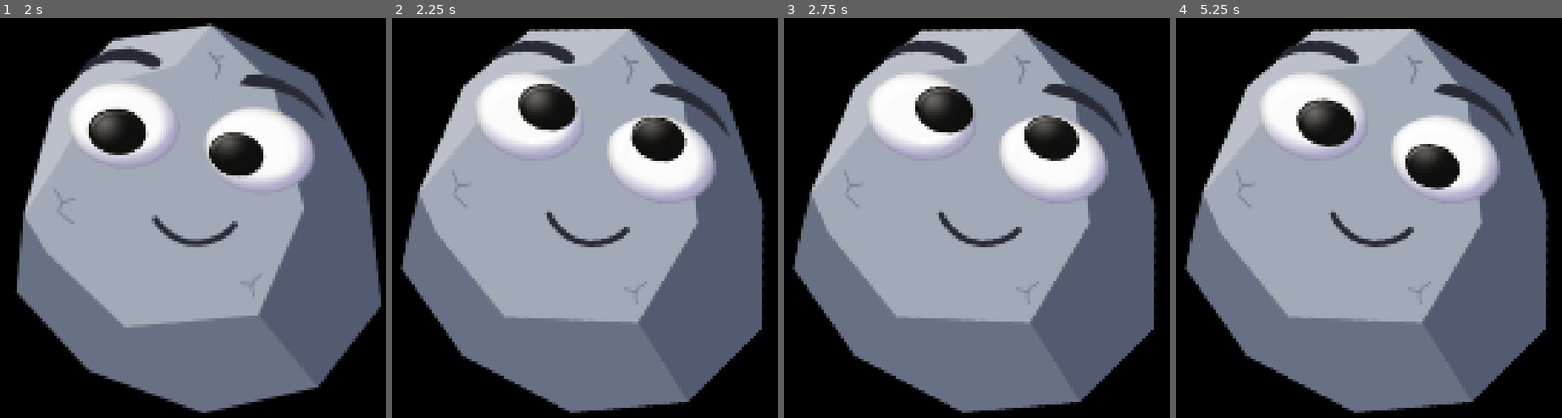
Above: before the commit, frames 1-4 (left to right).
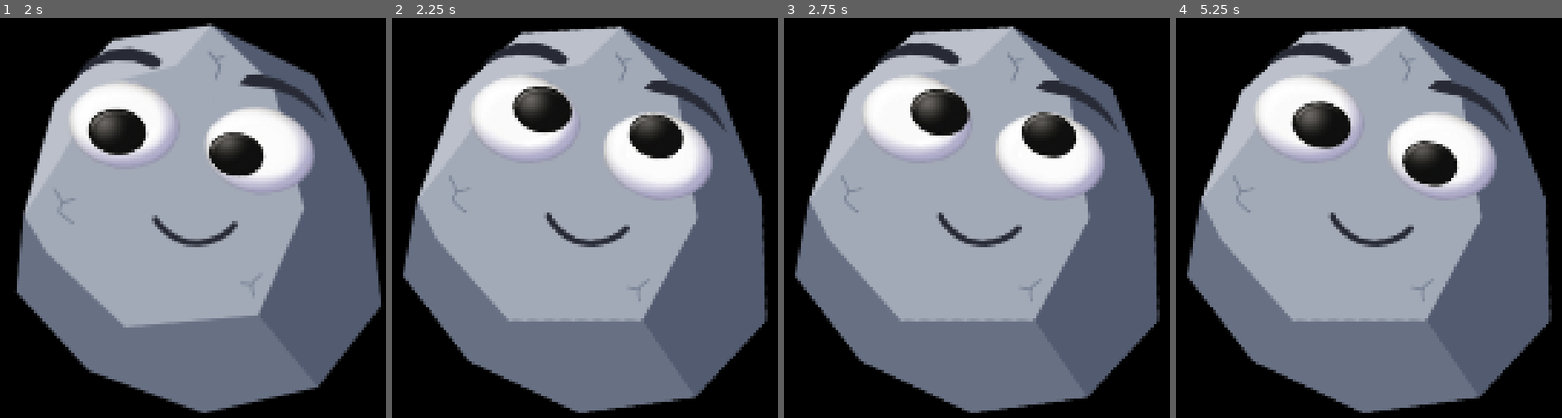
Above: after the commit, the same moments.

Repository: rayne-rb/Klippy
Game: Godot game, scene res://features/pet/Klippy.tscn
The game is run twice, just before and just after one commit, with the same random seed, the same clock (stepped at 60 frames per second) and the same inputs.
Inputs (mouse positions are in pixels of both pictures, inside the frame that each line leads up to):
- Up to frame 1 (2 s): tap Enter at 0.5 s; move the mouse to (343, 194) at 0.52 s; click (343, 194) at 0.67 s; tap Space at 1.25 s; drag from (57, 262) to (162, 362) at 1.27 s
- Up to frame 2 (2.25 s): move the mouse to (654, 78) at 2.02 s; click (654, 78) at 2.17 s
- Up to frame 3 (2.75 s): no input
- Up to frame 4 (5.25 s): tap Enter at 2.75 s; drag from (1338, 362) to (outside the picture) at 2.77 s; move the mouse to (outside the picture) at 3.52 s; click (outside the picture) at 3.67 s; tap Space at 4.25 s; drag from (outside the picture) to (1268, 58) at 4.27 s; move the mouse to (1403, 226) at 5.02 s; click (1403, 226) at 5.17 s

Frame 1 is identical in both runs. In frame 2, 6.0% of the frame differs, in the area x 2-98%, y 2-99%; in frame 3, 6.0%; in frame 4, 6.3%.

Commit message:
Introduce Klippy Points as new in-game currency
- Added `KlippyPoints` class for managing currency, including earning, spending, and debugging adjustments.
- Integrated currency details into `StatusDialog` for live updates and display.
- Updated save/load logic in `Klippy.gd` to persist Klippy Points.
 Enhanced `DevToolsDialog` with debugging controls for Klippy Points.
- Adjusted food spawning and feeding logic to use `PetBody` as the central anchor for positional calculations.
- Introduced `_content_inset` support across relevant bodies for better interaction bounds.

Diff:
--- a/Klippy.Companion/features/cosmetics/WardrobeBody.gd
+++ b/Klippy.Companion/features/cosmetics/WardrobeBody.gd
@@ -58,3 +58,7 @@
 	var moved := get_window().position - _press_window_position
 	if maxi(absi(moved.x), absi(moved.y)) <= CLICK_DRAG_THRESHOLD:
 		opened.emit()
+
+
+func _content_inset() -> float:
+	return WINDOW_MARGIN
--- a/Klippy.Companion/features/devtools/DevToolsDialog.gd
+++ b/Klippy.Companion/features/devtools/DevToolsDialog.gd
@@ -5,15 +5,18 @@
 
 const ADJUST_STEP := 10.0
 const XP_ADJUST_STEP := 100.0
+const POINTS_ADJUST_STEP := 10
 
 var stats: PetStats
 var pet_level: PetLevel
+var klippy_points: KlippyPoints
 var level_label: Label
 
 
-func setup(pet_stats: PetStats, level: PetLevel) -> void:
+func setup(pet_stats: PetStats, level: PetLevel, points: KlippyPoints) -> void:
 	stats = pet_stats
 	pet_level = level
+	klippy_points = points
 	var vbox := RockyTheme.setup_window(self, "Dev Tools")
 
 	_add_stat_row(vbox, "Food", stats.debug_adjust_food)
@@ -28,6 +31,7 @@
 
 	_add_stat_row(vbox, "XP", pet_level.debug_adjust_xp, XP_ADJUST_STEP)
 	_add_int_stat_row(vbox, "Level", pet_level.debug_adjust_level)
+	_add_int_stat_row(vbox, "KP", klippy_points.debug_adjust_points, POINTS_ADJUST_STEP)
 
 	var bounce_button := Button.new()
 	bounce_button.text = "Trigger Bounce"
--- a/Klippy.Companion/features/food/FoodBagBody.gd
+++ b/Klippy.Companion/features/food/FoodBagBody.gd
@@ -79,6 +79,10 @@
 
 func movement_delta_this_tick() -> Vector2i:
 	return get_window().position - tick_start_position
+
+
+func _content_inset() -> float:
+	return WINDOW_MARGIN
 
 
 func _on_drag_started(_event: InputEventMouseButton) -> void:
--- a/Klippy.Companion/features/food/FoodBody.gd
+++ b/Klippy.Companion/features/food/FoodBody.gd
@@ -4,7 +4,7 @@
 signal consumed
 
 var stats: PetStats
-var klippy_window: Window
+var klippy: PetBody
 var bag: FoodBagBody
 var contained_in: FoodBagBody
 var food_type: String = FoodCatalog.APPLE
@@ -128,15 +128,17 @@
 
 
 func _check_feeding() -> void:
-	if klippy_window == null or stats == null:
+	if klippy == null or stats == null:
 		return
 	if not get_window().visible:
 		return
 
-	var klippy_rect := Rect2i(klippy_window.position, klippy_window.size)
-	var food_rect := Rect2i(get_window().position, get_window().size)
+	var klippy_window := klippy.get_window()
+	var food_window := get_window()
+	var klippy_center := Vector2(klippy_window.position) + Vector2(klippy_window.size) / 2.0
+	var food_center := Vector2(food_window.position) + Vector2(food_window.size) / 2.0
 
-	if klippy_rect.intersects(food_rect):
+	if klippy_center.distance_to(food_center) <= klippy.roll_radius + roll_radius:
 		stats.feed(FoodCatalog.get_def(food_type).feed_amount)
 		consumed.emit()
 
--- a/Klippy.Companion/features/food/FoodSpawner.gd
+++ b/Klippy.Companion/features/food/FoodSpawner.gd
@@ -17,13 +17,13 @@
 const SPAWN_GAP := 10
 
 var _stats: PetStats
-var _anchor: Window
+var _anchor: PetBody
 var _active: Array[Window] = []
 var _pool: Array[Window] = []
 
 
-## [param anchor] is the window food should appear beside and be eaten at.
-func setup(stats: PetStats, anchor: Window) -> void:
+## [param anchor] is the body food should appear beside and be eaten at.
+func setup(stats: PetStats, anchor: PetBody) -> void:
 	_stats = stats
 	_anchor = anchor
 
@@ -54,7 +54,7 @@
 
 	body.mass = MASS
 	body.stats = _stats
-	body.klippy_window = _anchor
+	body.klippy = _anchor
 	# A pooled window's sprite still carries whatever food it last held, so this
 	# has to be re-applied every spawn rather than only when the window is built.
 	body.apply_food_type(food_type)
@@ -65,7 +65,8 @@
 	body.sprite.rotation = 0.0
 	body.set_physics_process(true)
 
-	window.position = _anchor.position + Vector2i(_anchor.size.x + SPAWN_GAP, 0)
+	var anchor_window := _anchor.get_window()
+	window.position = anchor_window.position + Vector2i(anchor_window.size.x + SPAWN_GAP, 0)
 	window.show()
 
 	_active.append(window)
--- a/Klippy.Companion/features/pet/Klippy.gd
+++ b/Klippy.Companion/features/pet/Klippy.gd
@@ -150,6 +150,7 @@
 var complaint_cooldown_timer: Timer
 var stats: PetStats
 var pet_level: PetLevel
+var klippy_points: KlippyPoints
 
 ## Backs whatever food buff (jelly's bounciness, say) is currently active;
 ## [method _on_food_buff_expired] reverts everything it touched once it fires.
@@ -163,6 +164,7 @@
 var show_hitbox := false
 
 var current_size := 200
+var _window_margin := 0.0
 
 var show_food_value := false
 var show_mood_value := false
@@ -190,6 +192,7 @@
 	var meta_data: Dictionary = save_data.get("meta", {})
 	var food_bag_data: Dictionary = save_data.get("food_bag", {})
 	var level_data: Dictionary = save_data.get("level", {})
+	var points_data: Dictionary = save_data.get("klippy_points", {})
 
 	stats = PetStats.new()
 	add_child(stats)
@@ -208,9 +211,13 @@
 	add_child(pet_level)
 	pet_level.load_xp(level_data.get("xp", 0.0))
 
+	klippy_points = KlippyPoints.new()
+	add_child(klippy_points)
+	klippy_points.load_points(int(points_data.get("points", 0)))
+
 	food_spawner = FoodSpawner.new()
 	add_child(food_spawner)
-	food_spawner.setup(stats, get_window())
+	food_spawner.setup(stats, self)
 	food_spawner.availability_changed.connect(_update_feed_menu_state)
 
 	# Lets the server and the phone drive the pet. Everything it can reach is
@@ -381,7 +388,7 @@
 	if status_dialog == null:
 		status_dialog = StatusDialog.new()
 		add_child(status_dialog)
-		status_dialog.setup(stats, pet_level)
+		status_dialog.setup(stats, pet_level, klippy_points)
 		status_dialog.set_show_food_value(show_food_value)
 		status_dialog.set_show_mood_value(show_mood_value)
 		status_dialog.set_show_health_value(show_health_value)
@@ -398,7 +405,7 @@
 	if dev_tools_dialog == null:
 		dev_tools_dialog = DevToolsDialog.new()
 		add_child(dev_tools_dialog)
-		dev_tools_dialog.setup(stats, pet_level)
+		dev_tools_dialog.setup(stats, pet_level, klippy_points)
 		dev_tools_dialog.bounce_triggered.connect(trigger_bounce_now)
 		dev_tools_dialog.close_requested.connect(_on_dev_tools_closed)
 	dev_tools_dialog.popup_centered()
@@ -704,6 +711,7 @@
 		"food_bag": contained_counts,
 		"reminders": reminder_scheduler.to_save_data(),
 		"level": {"xp": pet_level.xp},
+		"klippy_points": {"points": klippy_points.points},
 		"meta": {"saved_at": Time.get_unix_time_from_system()},
 	})
 
@@ -968,7 +976,7 @@
 
 	body.mass = FOOD_MASS
 	body.stats = stats
-	body.klippy_window = get_window()
+	body.klippy = self
 	body.bag = food_bag
 	body.contained_in = null
 	# A pooled window's sprite still carries whatever food it last held, so this
@@ -1069,6 +1077,7 @@
 	# of current_size/roll_radius/mass entirely — it exists purely so a worn
 	# hat has room to swing through without the window clipping it.
 	var margin := int(round(HAT_SWING_MARGIN * (new_size / TEXTURE_SIZE)))
+	_window_margin = margin
 	var window_size_v := new_size_v + Vector2i.ONE * (margin * 2)
 
 	window.content_scale_size = window_size_v
@@ -1089,6 +1098,10 @@
 func _recompute_physical_properties() -> void:
 	roll_radius = current_size * 0.45
 	mass = pow(current_size / REFERENCE_SIZE, 2.0)
+
+
+func _content_inset() -> float:
+	return _window_margin
 
 
 func _process(delta: float) -> void:
@@ -1315,10 +1328,11 @@
 	var size := Vector2(window.size)
 	var pos := Vector2(window.position) + velocity * delta
 
-	var min_x := float(bounds.position.x)
-	var max_x := bounds.position.x + bounds.size.x - size.x
-	var min_y := float(bounds.position.y)
-	var max_y := bounds.position.y + bounds.size.y - size.y
+	var inset := _content_inset()
+	var min_x := bounds.position.x - inset
+	var max_x := bounds.position.x + bounds.size.x - size.x + inset
+	var min_y := bounds.position.y - inset
+	var max_y := bounds.position.y + bounds.size.y - size.y + inset
 
 	if pos.x < min_x:
 		pos.x = min_x
--- a/Klippy.Companion/features/pet/PetBody.gd
+++ b/Klippy.Companion/features/pet/PetBody.gd
@@ -307,6 +307,15 @@
 	return true
 
 
+## Invisible padding baked into this body's window beyond its visible art
+## (room for a worn hat to swing through, a bag's grab margin, ...). Screen
+## edges are where the art should stop, not where the window's outer edge
+## stops, so bodies with such padding override this — otherwise they rest/
+## bounce a gap short of the actual screen edge.
+func _content_inset() -> float:
+	return 0.0
+
+
 func _process_thrown(delta: float, window: Window) -> void:
 	if velocity == Vector2.ZERO and _can_rest():
 		_set_state(State.IDLE)
@@ -318,10 +327,11 @@
 	var size := Vector2(window.size)
 	var pos := Vector2(window.position) + velocity * delta
 
-	var min_x := float(bounds.position.x)
-	var max_x := bounds.position.x + bounds.size.x - size.x
-	var min_y := float(bounds.position.y)
-	var floor_y := bounds.position.y + bounds.size.y - size.y
+	var inset := _content_inset()
+	var min_x := bounds.position.x - inset
+	var max_x := bounds.position.x + bounds.size.x - size.x + inset
+	var min_y := bounds.position.y - inset
+	var floor_y := bounds.position.y + bounds.size.y - size.y + inset
 
 	var direct_roll := false
 
--- /dev/null
+++ b/Klippy.Companion/features/stats/KlippyPoints.gd
@@ -0,0 +1,35 @@
+class_name KlippyPoints
+extends Node
+
+## Klippy Points (KP): a currency earned through play and spent on future
+## purchases. Tracked as a plain running total alongside [PetStats] rather
+## than inside it, since it isn't a vital — nothing decays it over time.
+
+signal points_changed(value: int)
+
+var points := 0
+
+
+func load_points(saved_points: int) -> void:
+	points = maxi(saved_points, 0)
+
+
+func add_points(amount: int) -> void:
+	if amount == 0:
+		return
+	points = maxi(points + amount, 0)
+	points_changed.emit(points)
+
+
+## Spends [param amount] if affordable, reporting whether it went through so
+## callers can gate a purchase on the result instead of pre-checking the balance.
+func spend_points(amount: int) -> bool:
+	if amount <= 0 or amount > points:
+		return false
+	points -= amount
+	points_changed.emit(points)
+	return true
+
+
+func debug_adjust_points(delta: int) -> void:
+	add_points(delta)
--- a/Klippy.Companion/features/stats/StatusDialog.gd
+++ b/Klippy.Companion/features/stats/StatusDialog.gd
@@ -3,9 +3,11 @@
 
 var stats: PetStats
 var pet_level: PetLevel
+var klippy_points: KlippyPoints
 var _vbox: VBoxContainer
 var level_label: Label
 var xp_bar: ProgressBar
+var points_label: Label
 var food_status_label: Label
 var food_value_label: Label
 var mood_status_label: Label
@@ -18,9 +20,10 @@
 	_vbox = RockyTheme.setup_window(self, "Status")
 
 
-func setup(pet_stats: PetStats, level: PetLevel) -> void:
+func setup(pet_stats: PetStats, level: PetLevel, points: KlippyPoints) -> void:
 	stats = pet_stats
 	pet_level = level
+	klippy_points = points
 
 	level_label = Label.new()
 	_vbox.add_child(level_label)
@@ -34,6 +37,11 @@
 	pet_level.level_changed.connect(_on_level_changed)
 	pet_level.xp_changed.connect(_on_xp_changed)
 	_update_level_label()
+
+	points_label = Label.new()
+	_vbox.add_child(points_label)
+	klippy_points.points_changed.connect(_on_points_changed)
+	_on_points_changed(klippy_points.points)
 
 	food_status_label = Label.new()
 	_vbox.add_child(food_status_label)
@@ -99,6 +107,10 @@
 	_update_level_label()
 
 
+func _on_points_changed(value: int) -> void:
+	points_label.text = "Klippy Points: %d" % value
+
+
 func _update_level_label() -> void:
 	level_label.text = "Level %d (%.1f / %.0f XP)" % [
 		pet_level.level, pet_level.xp_into_level(), PetLevel.XP_PER_LEVEL
Not shown, added: Klippy.Companion/features/stats/KlippyPoints.gd.uid
